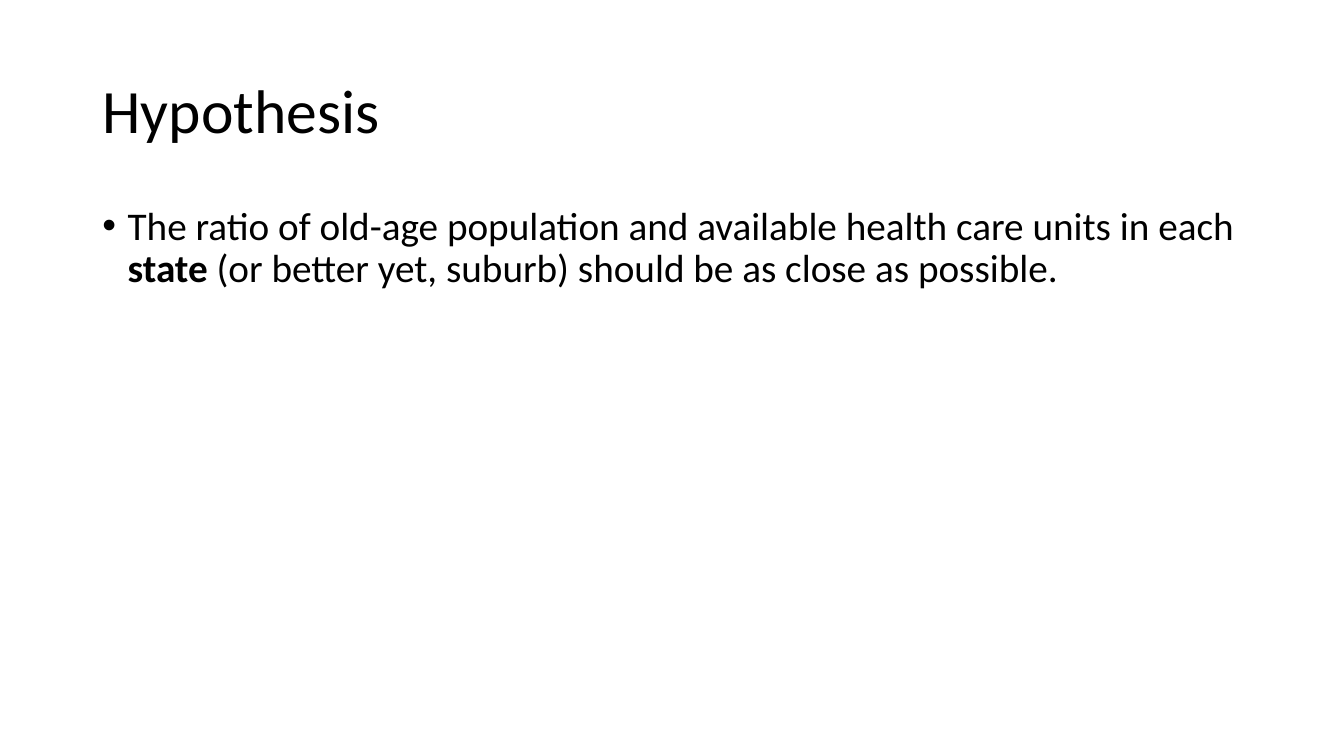
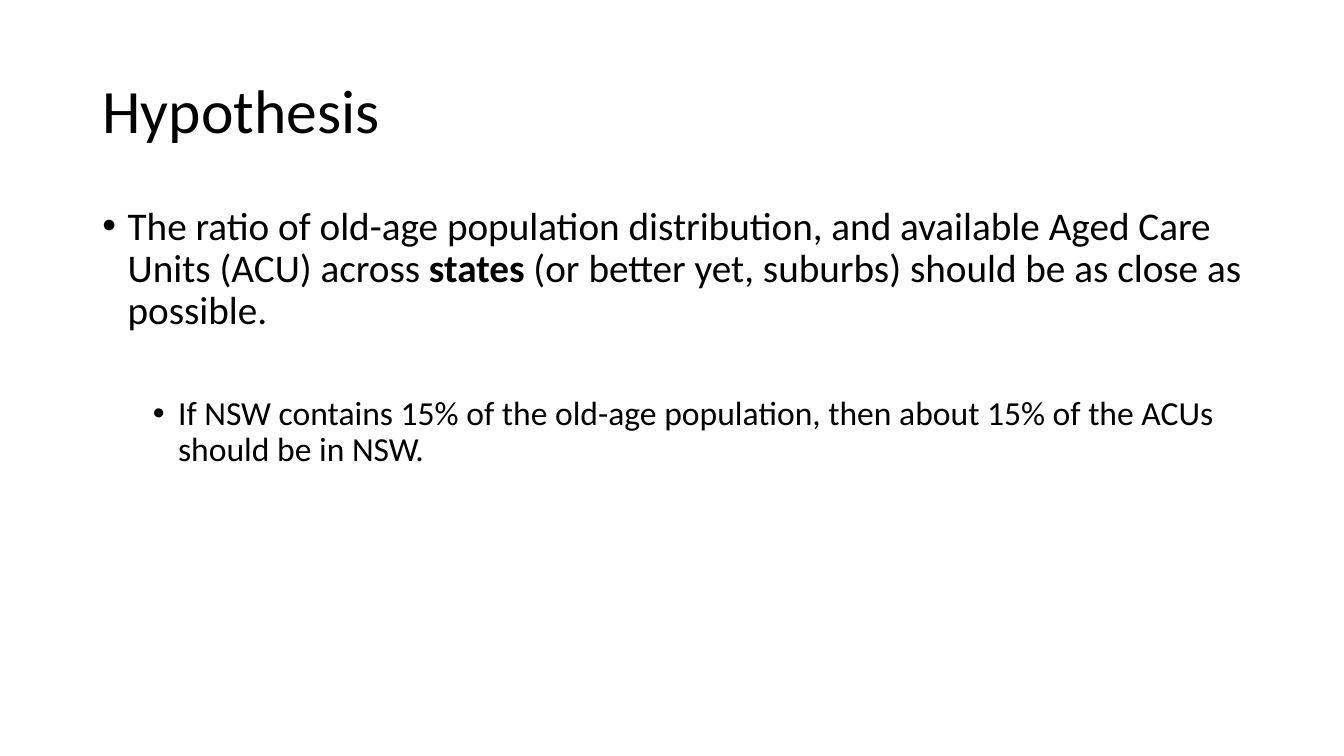
Before and after one commit to vdencarnacion/probset, a slide deck: slide 2 of final_presentation.pptx. Drawn at 1344x756 pixels with LibreOffice and Linux fonts; fonts in the diff are those of the drawing. Boxes give left, top, right and bottom in pixels: in the first picture for what was removed or moved away, otherwise in the second. Text is boxed around its words. In the diff, an @@ line names an element or a change of style, - is before the commit and + after.

```diff
--- a/final_presentation.pptx
+++ b/final_presentation.pptx
@@ text at box(128, 212, 1241, 462): text changed @@
-• The ratio of old-age population and available health care units in each state (or better yet, suburb) should be as close as possible.
+• The ratio of old-age population distribution, and available Aged Care Units (ACU) across states (or better yet, suburbs) should be as close as possible.
+  • If NSW contains 15% of the old-age population, then about 15% of the ACUs should be in NSW.
```
Also in this commit, not shown: 3 other slides changed, 1 other file.
